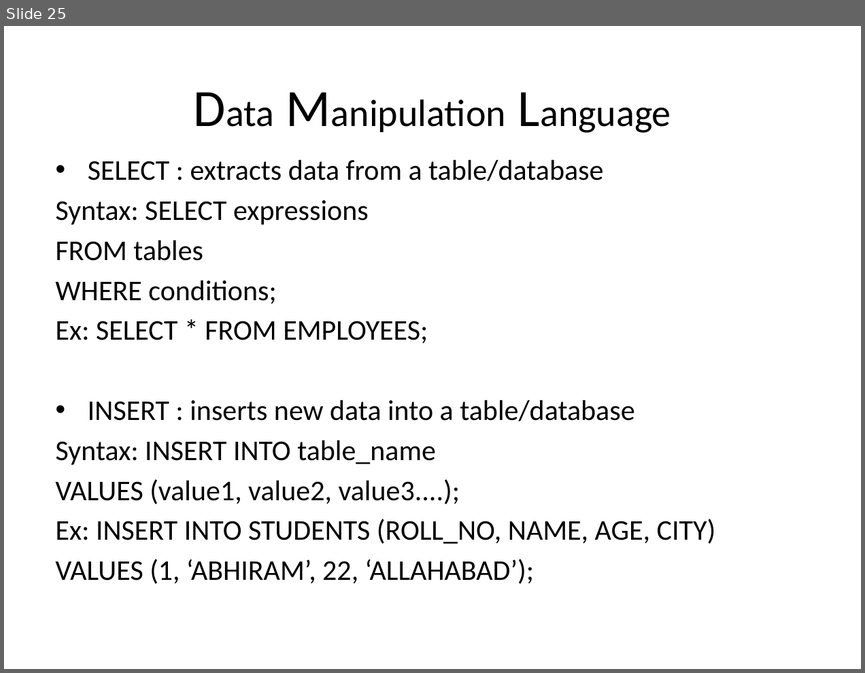
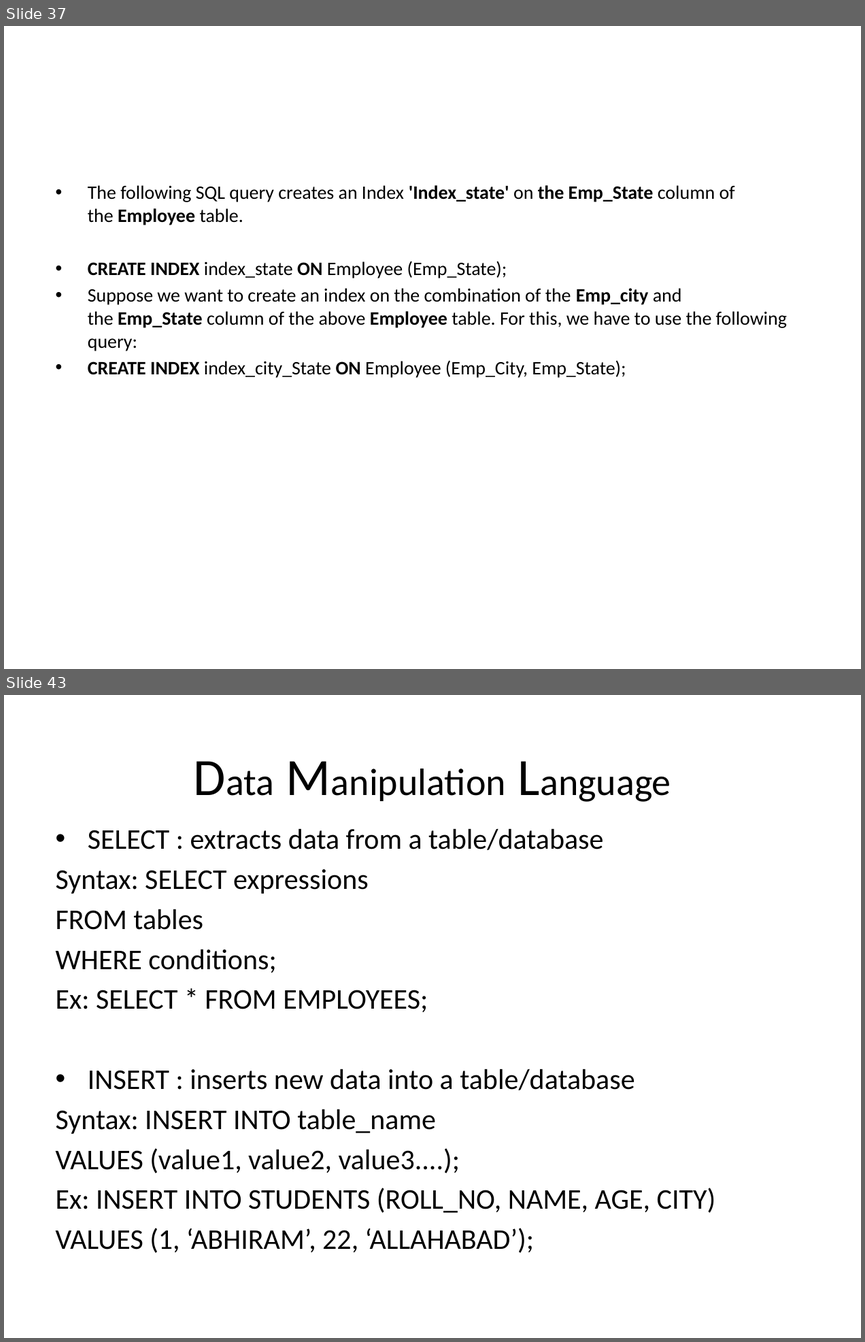
Before and after one commit to goudp4959/Oracle, a slide deck: SQL-latest (1) (4).pptx. Shown one above the other, each under a label of ours: slide 25 before the commit, slides 37 and 43 after it; the slides between them are not shown. The pictures are 865x673 and 865x1342 pixels, drawn with LibreOffice and Linux fonts; fonts in the diff are those of the drawing. Boxes give left, top, right and bottom in pixels: in the first picture for what was removed or moved away, otherwise in the second. Text is boxed around its words. In the diff, an @@ line names an element or a change of style, - is before the commit and + after.

```diff
--- a/SQL-latest (1) (4).pptx
+++ b/SQL-latest (1) (4).pptx
@@ slide 37 added at <box>4,26,861,669</box>, background #FFFFFF @@
@@ text added at <box>88,185,787,378</box>, 16 pt, text #000000 @@
+• The following SQL query creates an Index 'Index_state' on the Emp_State column of the Employee table.
+• CREATE INDEX index_state ON Employee (Emp_State);
+• Suppose we want to create an index on the combination of the Emp_city and the Emp_State column of the above Employee table. For this, we have to use the following query:
+• CREATE INDEX index_city_State ON Employee (Emp_City, Emp_State);
@@ what was slide 25 is now slide 43 @@
```
Also in this commit, not shown: 1 slide changed, 17 other slides added.
